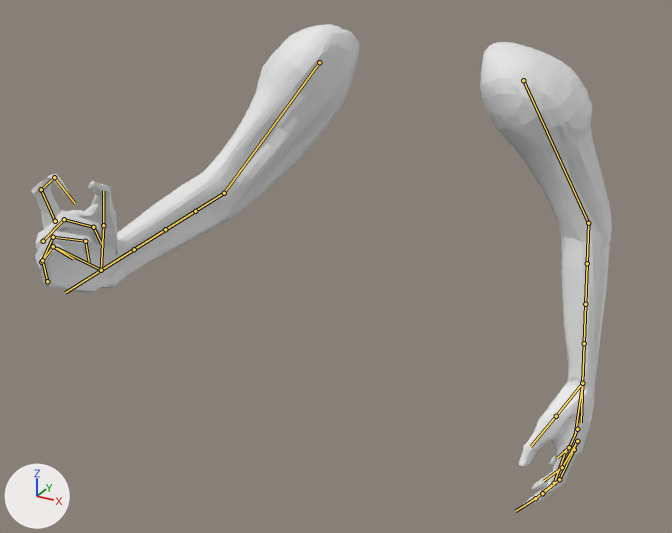
An edit to the FBX model Animations/Player/Character/SK_FP_Fire.fbx, drawn before and after from the same camera.
Both versions are drawn from a 50 mm lens placed at (0.98, -2.205, 1.47), pointed at (-0.046, -0.339, 0.537). The axes (+X, +Y, +Z) are drawn at lower left. The lights are the same throughout. The picture after the commit comes second. Both versions are drawn at frame 7 of the action 'Scene'; the numbers are the values there. The bones that change, and the others that lie on the model, are drawn over the model as lines.

Objects in the first picture: 'Arms_objects'.
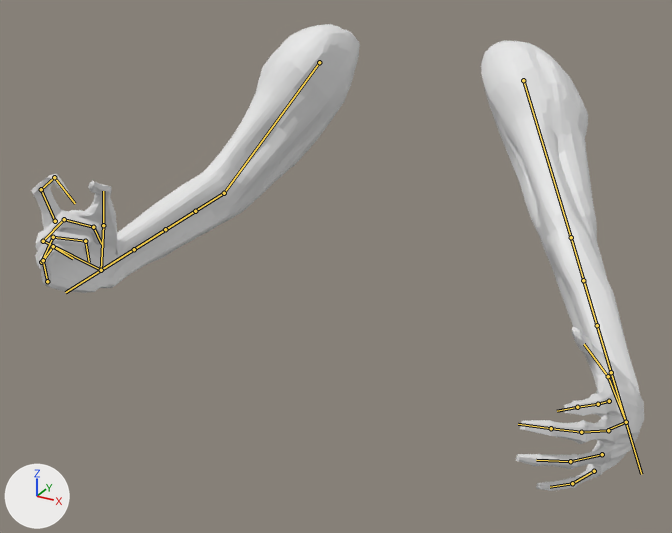
Changed parts and their boxes (x1, y1, x2, y2) in the pictures (672 x 533 px):
'Arms_objects', posed: before (31, 24, 612, 508); after (31, 24, 644, 491)
bone 'Upper_L', root to tip: before (523, 80) to (588, 223); after (523, 80) to (571, 237)
bone 'Lower_L', root to tip: before (588, 223) to (585, 304); after (571, 237) to (597, 325)
bone 'Lower_Twist_1_L', root to tip: before (588, 223) to (585, 304); after (571, 237) to (597, 325)
bone 'Lower_Twist_2_L', root to tip: before (587, 263) to (584, 343); after (583, 280) to (611, 372)
bone 'Lower_Twist_3_L', root to tip: before (585, 304) to (582, 383); after (597, 325) to (626, 422)
bone 'Lower_Twist_4_L', root to tip: before (584, 343) to (581, 422); after (611, 372) to (641, 474)
bone 'Hand_L', root to tip: before (582, 383) to (575, 435); after (626, 422) to (609, 429)
bone 'Index_1_L', root to tip: before (565, 451) to (554, 483); after (609, 401) to (598, 404)
bone 'Index_2_L', root to tip: before (554, 483) to (535, 498); after (598, 404) to (577, 407)
bone 'Index_3_L', root to tip: before (535, 498) to (515, 511); after (577, 407) to (557, 411)

What changed in the scene script:
```text
Change bone_upper_l:
    where bone_upper_l = bpy.data.objects['Arms_Rig'].pose.bones['Upper_L']  # child of 'Root'
    bone_upper_l.rotation_quaternion: (0.998, -0.005, 0.059, -0.019) -> (0.875, -0.466, -0.088, -0.093)  # degrees (-1, 7, -2) -> degrees (-55, -14, -5)
Change bone_lower_l:
    where bone_lower_l = bpy.data.objects['Arms_Rig'].pose.bones['Lower_L']  # child of 'Upper_L'
    bone_lower_l.rotation_quaternion: (1.0, 0.0, 0.0, 0.0) -> (0.949, 0.305, 0.0, -0.076)  # degrees (0, 0, 0) -> degrees (35, 3, -8)
Change bone_lower_twist_1_l:
    where bone_lower_twist_1_l = bpy.data.objects['Arms_Rig'].pose.bones['Lower_Twist_1_L']  # child of 'Lower_L'
    bone_lower_twist_1_l.rotation_quaternion: (1.0, 0.0, 0.0, 0.0) -> (0.991, 0.0, -0.136, 0.0)  # degrees (0, 0, 0) -> degrees (0, -16, 0)
Change bone_lower_twist_2_l:
    where bone_lower_twist_2_l = bpy.data.objects['Arms_Rig'].pose.bones['Lower_Twist_2_L']  # child of 'Lower_L'
    bone_lower_twist_2_l.rotation_quaternion: (1.0, 0.0, 0.0, 0.0) -> (0.985, 0.0, -0.173, 0.0)  # degrees (0, 0, 0) -> degrees (0, -20, 0)
Change bone_lower_twist_3_l:
    where bone_lower_twist_3_l = bpy.data.objects['Arms_Rig'].pose.bones['Lower_Twist_3_L']  # child of 'Lower_L'
    bone_lower_twist_3_l.rotation_quaternion: (1.0, 0.0, 0.0, 0.0) -> (0.98, 0.0, -0.197, 0.0)  # degrees (0, 0, 0) -> degrees (0, -23, 0)
Change bone_lower_twist_4_l:
    where bone_lower_twist_4_l = bpy.data.objects['Arms_Rig'].pose.bones['Lower_Twist_4_L']  # child of 'Lower_L'
    bone_lower_twist_4_l.rotation_quaternion: (1.0, 0.0, 0.0, 0.0) -> (0.969, 0.0, -0.245, 0.0)  # degrees (0, 0, 0) -> degrees (0, -28, 0)
Change bone_hand_l:
    where bone_hand_l = bpy.data.objects['Arms_Rig'].pose.bones['Hand_L']  # child of 'Lower_L'
    bone_hand_l.rotation_quaternion: (0.998, -0.015, -0.058, -0.016) -> (0.77, -0.611, -0.145, 0.115)  # degrees (-2, -7, -2) -> degrees (-78, -5, 21)
Change bone_index_1_l:
    where bone_index_1_l = bpy.data.objects['Arms_Rig'].pose.bones['Index_1_L']  # child of 'Hand_L'
    bone_index_1_l.rotation_quaternion: (1.0, 0.0, 0.0, 0.0) -> (0.994, 0.063, -0.004, -0.091)  # degrees (0, 0, 0) -> degrees (7, 0, -10)
Change bone_index_2_l:
    where bone_index_2_l = bpy.data.objects['Arms_Rig'].pose.bones['Index_2_L']  # child of 'Index_1_L'
    bone_index_2_l.rotation_quaternion: (1.0, 0.0, 0.0, 0.0) -> (0.996, 0.0, 0.0, -0.091)  # degrees (0, 0, 0) -> degrees (0, 0, -10)
Change bone_index_3_l:
    where bone_index_3_l = bpy.data.objects['Arms_Rig'].pose.bones['Index_3_L']  # child of 'Index_2_L'
    bone_index_3_l.rotation_quaternion: (1.0, 0.0, 0.0, 0.0) -> (0.996, 0.0, 0.0, -0.091)  # degrees (0, 0, 0) -> degrees (0, 0, -10)
```
